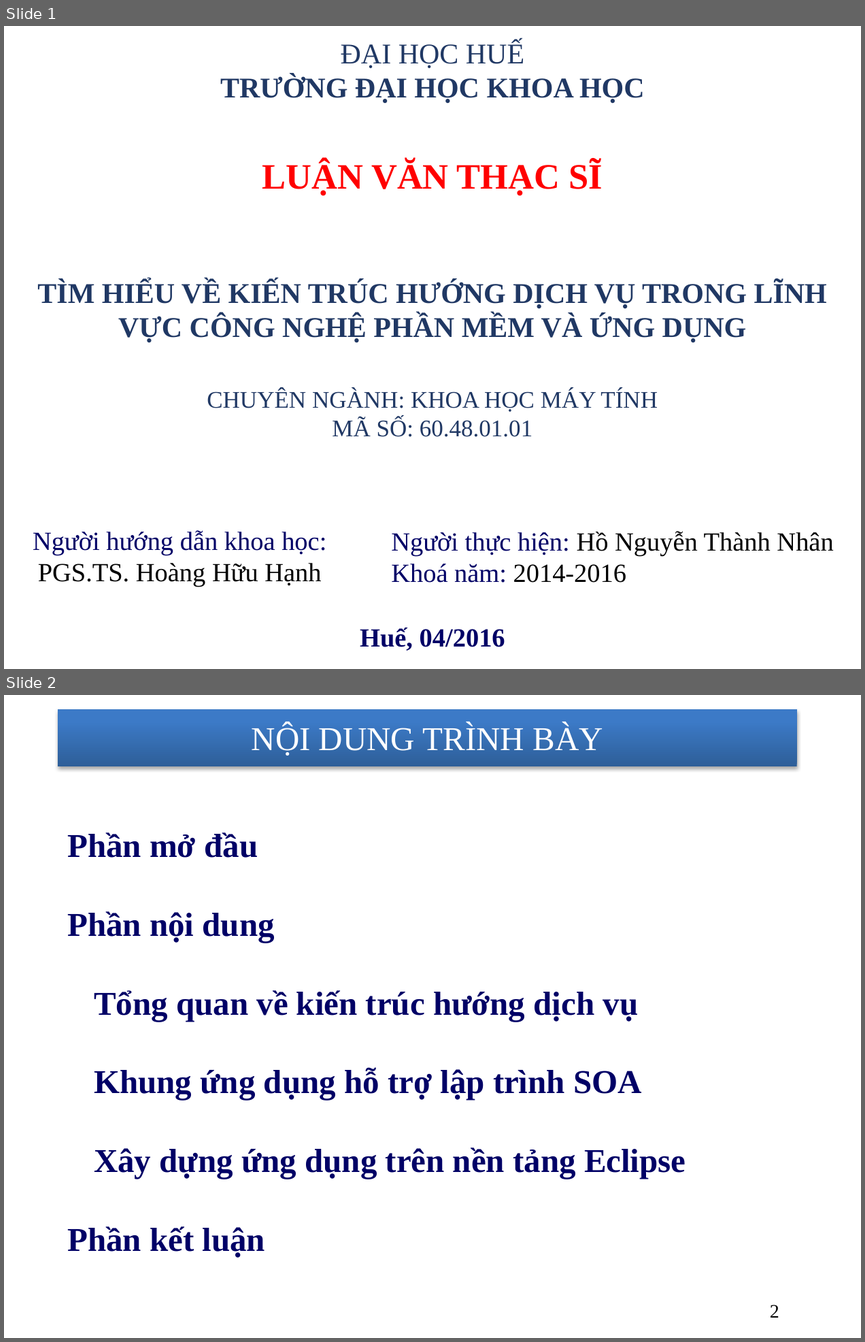
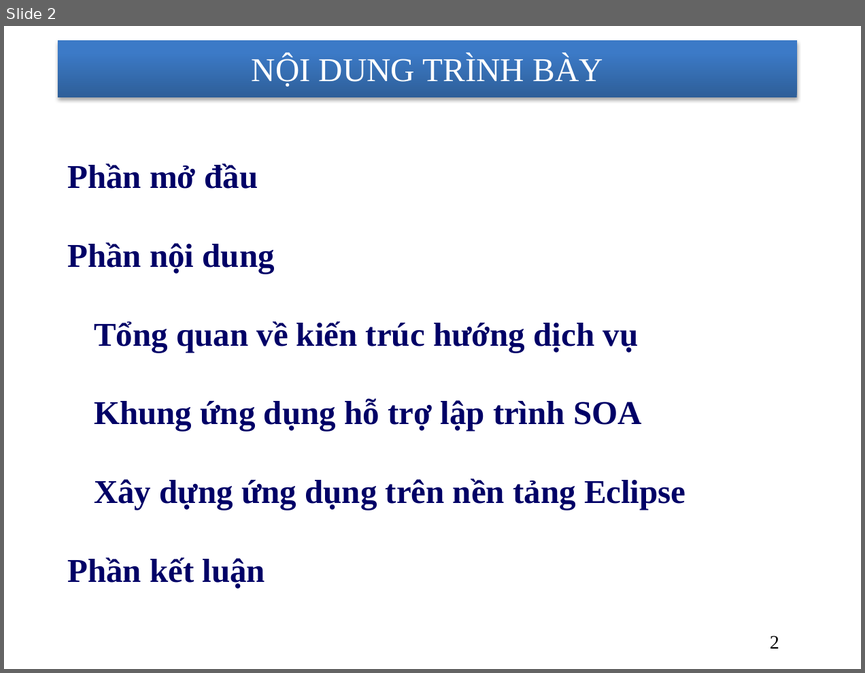
Before and after one commit to nhanhnt/LUANVAN, a slide deck: WORD/luanvan_nhanhnt_ver8.pptx. Shown one above the other, each under a label of ours: slides 1 and 2 before the commit, slide 2 after it. The pictures are 865x1342 and 865x673 pixels, drawn with LibreOffice and Linux fonts; fonts in the diff are those of the drawing; background and template pictures are left out. Boxes give left, top, right and bottom in pixels: in the first picture for what was removed or moved away, otherwise in the second. Text is boxed around its words. In the diff, an @@ line names an element or a change of style, - is before the commit and + after.

```diff
--- a/WORD/luanvan_nhanhnt_ver8.pptx
+++ b/WORD/luanvan_nhanhnt_ver8.pptx
@@ slide 1 removed at <box>4,26,861,669</box>, background picture (left out) @@
@@ text removed at <box>220,41,645,104</box> @@
-ĐẠI HỌC HUẾ
-TRƯỜNG ĐẠI HỌC KHOA HỌC
@@ text removed at <box>262,161,603,196</box> @@
-LUẬN VĂN THẠC SĨ
@@ text removed at <box>37,280,827,343</box> @@
-TÌM HIỂU VỀ KIẾN TRÚC HƯỚNG DỊCH VỤ TRONG LĨNH VỰC CÔNG NGHỆ PHẦN MỀM VÀ ỨNG DỤNG
@@ text removed at <box>207,388,657,437</box> @@
-CHUYÊN NGÀNH: KHOA HỌC MÁY TÍNH
-MÃ SỐ: 60.48.01.01
@@ text removed at <box>33,530,326,586</box> @@
-Người hướng dẫn khoa học:
-PGS.TS. Hoàng Hữu Hạnh
@@ text removed at <box>391,531,833,582</box> @@
-Người thực hiện: Hồ Nguyễn Thành Nhân
-Khoá năm: 2014-2016
@@ text removed at <box>360,627,505,650</box> @@
-Huế, 04/2016
```
Also in this commit, not shown: 3 slides changed, 1 slide added.
